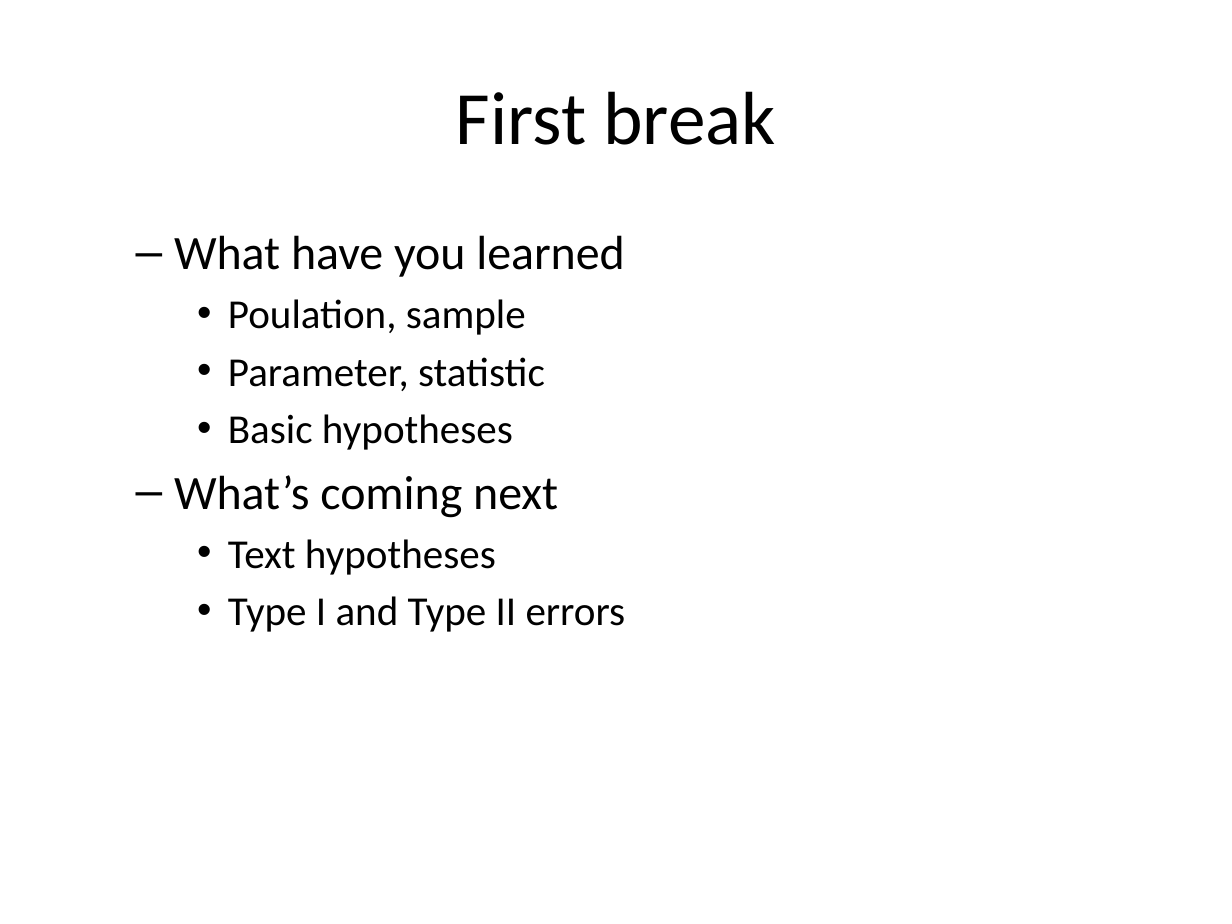
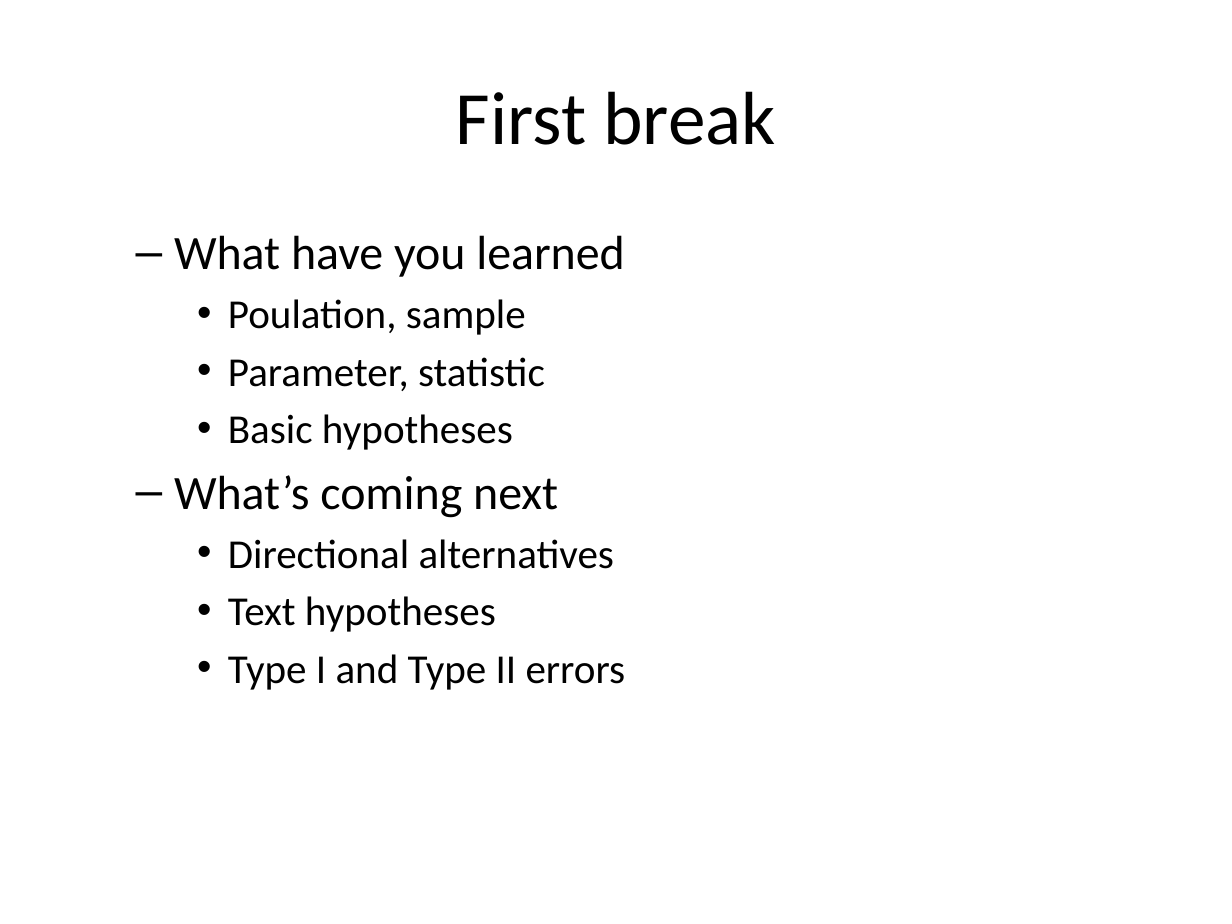
Before and after one commit to classes-medb/5510, a slide deck: slide 12 of src/video-12-hypothesis-testing.pptx. Drawn at 1232x924 pixels with LibreOffice and Linux fonts; fonts in the diff are those of the drawing. Boxes give left, top, right and bottom in pixels: in the first picture for what was removed or moved away, otherwise in the second. Text is boxed around its words. In the diff, an @@ line names an element or a change of style, - is before the commit and + after.

```diff
--- a/src/video-12-hypothesis-testing.pptx
+++ b/src/video-12-hypothesis-testing.pptx
@@ text at (228, 539, 615, 569): paragraph added @@
+    • Directional alternatives
```
Also in this commit, not shown: 8 other slides changed, 33 slides added, 3 slides removed, 21 other files.
